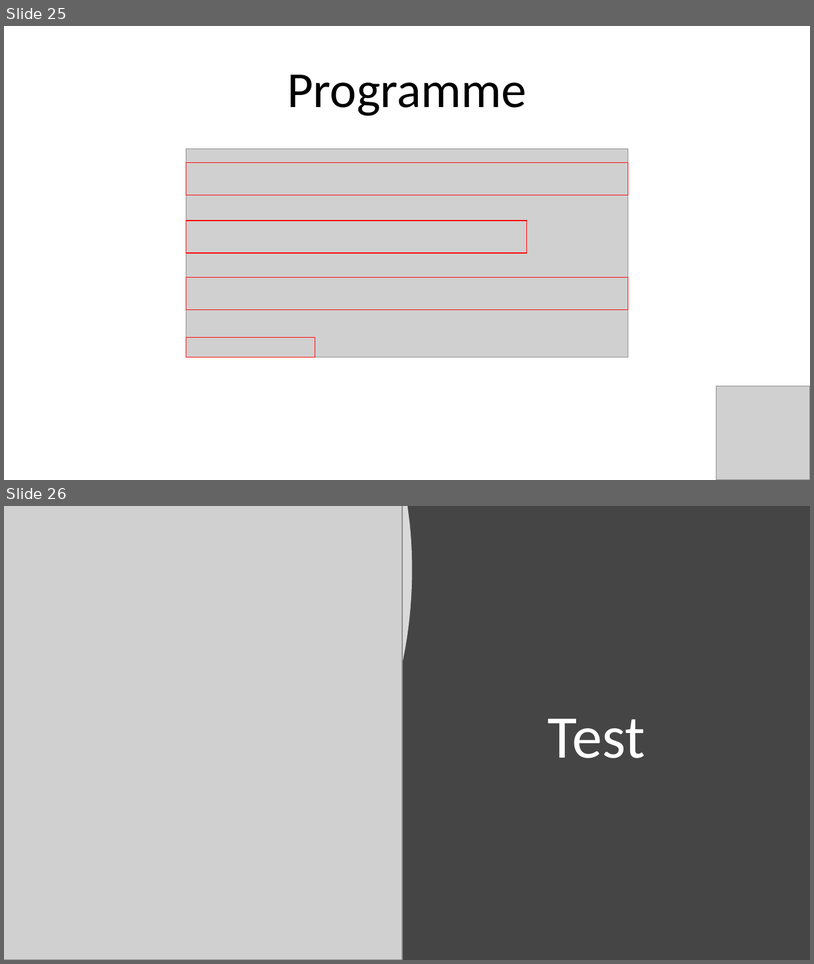
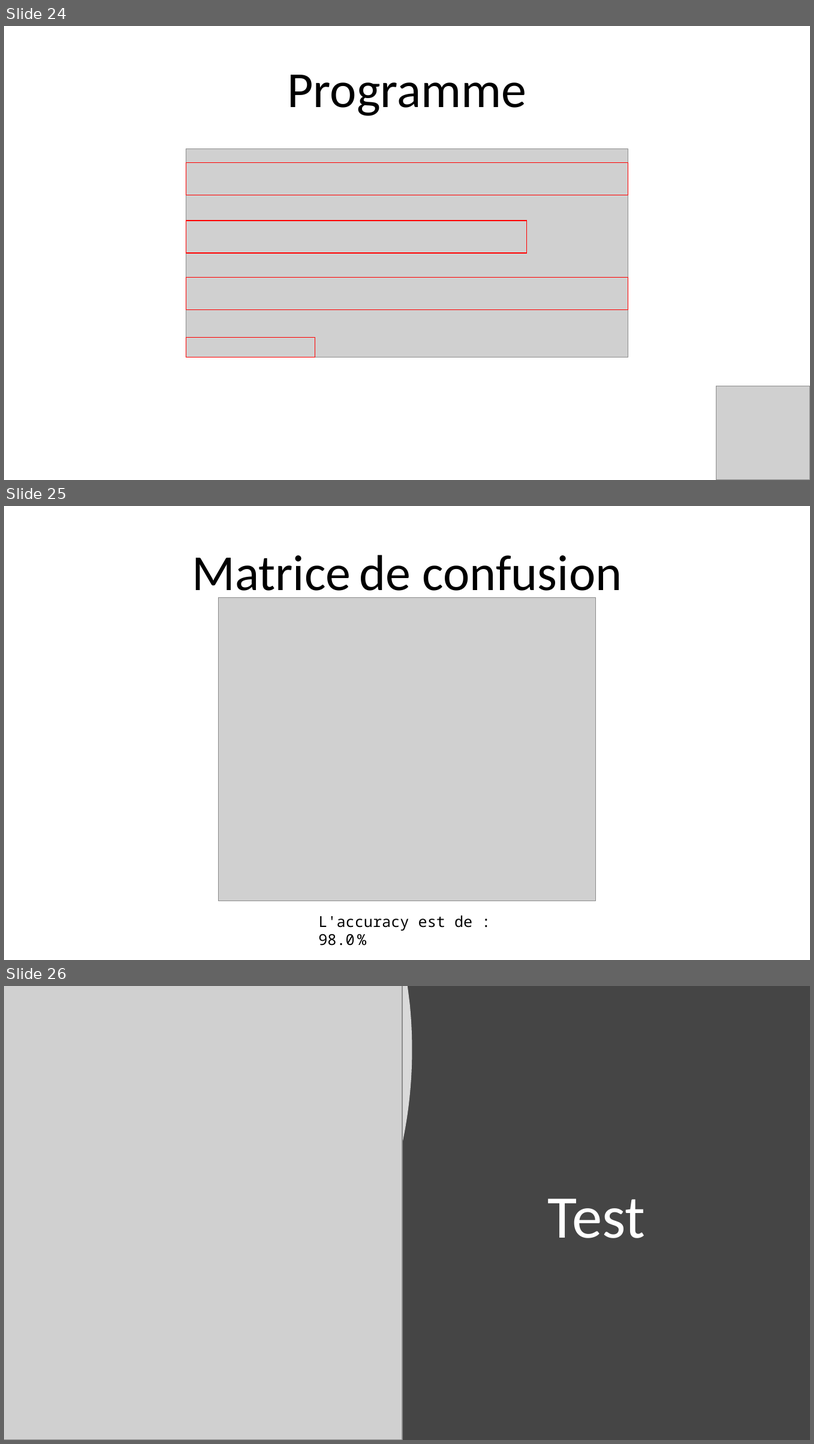
Before and after one commit to Julien-paulet/Projet_6, a slide deck: Présentation Projet 6.pptx. Shown one above the other, each under a label of ours: slides 25 and 26 before the commit, slides 24, 25 and 26 after it. The pictures are 814x964 and 814x1444 pixels, drawn with LibreOffice and Linux fonts; fonts in the diff are those of the drawing; grey boxes stand for pictures. Boxes give left, top, right and bottom in pixels: in the first picture for what was removed or moved away, otherwise in the second. Text is boxed around its words. In the diff, an @@ line names an element or a change of style, - is before the commit and + after.

```diff
--- a/Présentation Projet 6.pptx
+++ b/Présentation Projet 6.pptx
@@ slide 25 added at [4, 506, 810, 960], background #FFFFFF @@
@@ title added at [192, 555, 622, 602], 60 pt, text #000000 @@
+Matrice de confusion
@@ picture added at [219, 597, 596, 900] @@
@@ text added at [318, 915, 473, 945], 18 pt, text #000000 @@
+L'accuracy est de : 98.0 %
@@ what was slide 25 is now slide 24 @@
```
Also in this commit, not shown: 3 slides changed, 2 other slides added, 3 slides removed.
